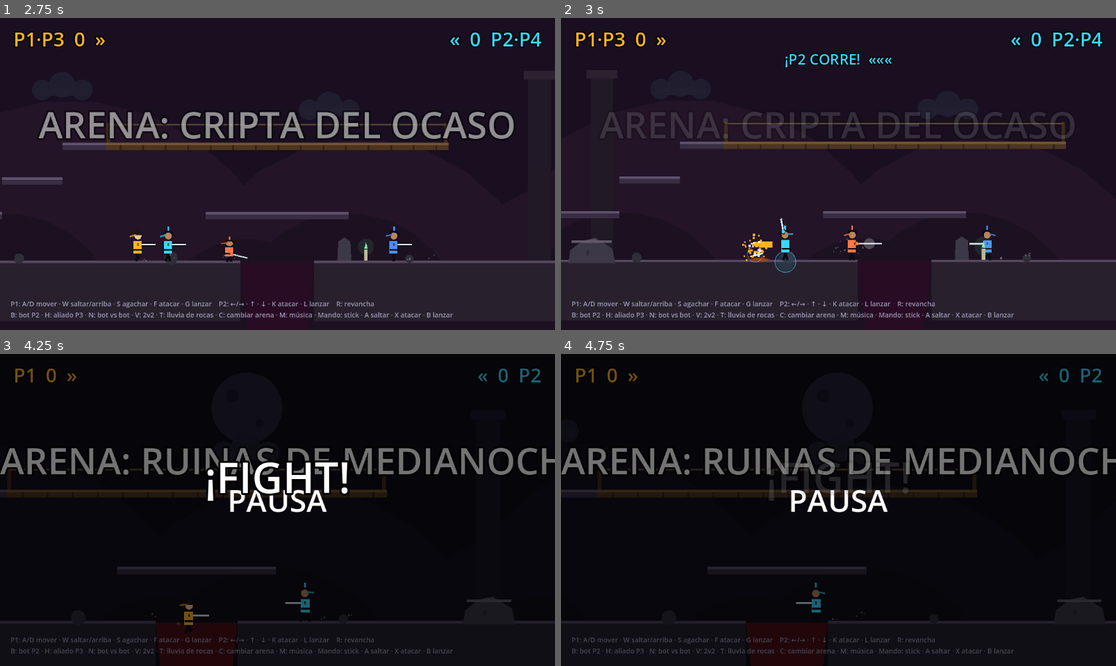
Above: before the commit, frames 1-4 (two rows, left to right).
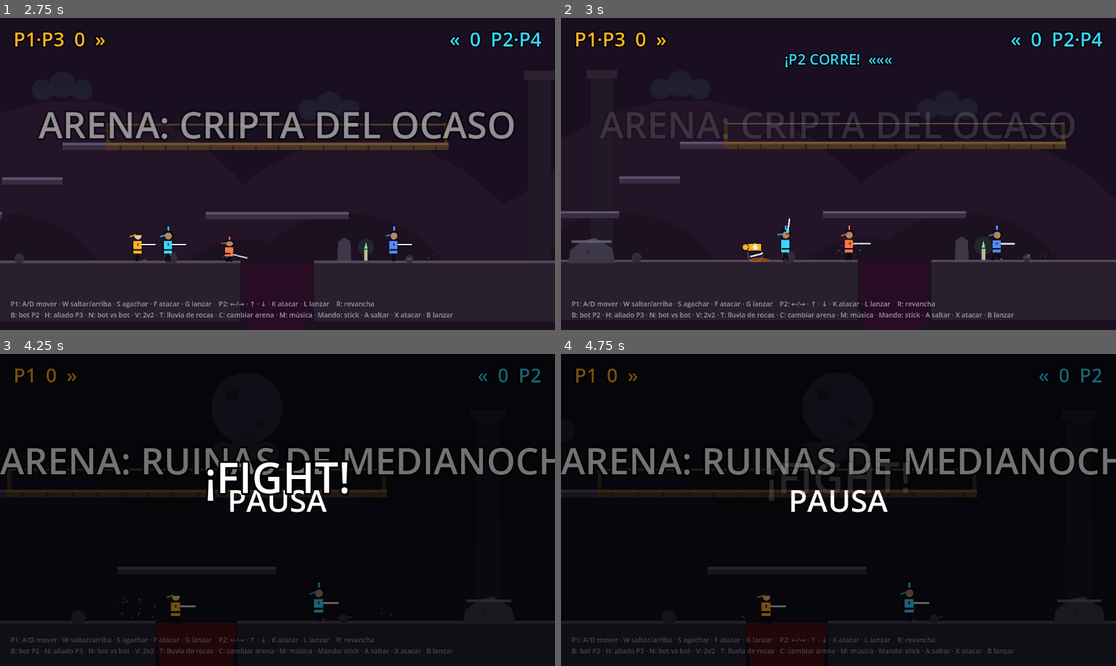
Above: after the commit, the same moments.

Repository: tigreton/nidhogg-2.1
Game: Godot game, scene res://test/smoke_test.tscn
Same seed, same stepped clock (60 frames per second), same inputs: the game is played once before the commit and once after it. This scene is started directly instead of the project's main scene.
Inputs:
- Up to frame 1 (2.75 s): tap Enter at 0.5, 1.55, 2.1 s; hold D (p1_right) 0.53-2.03 s; tap V (toggle_2v2) at 0.6 s; tap W (p1_jump) at 0.77, 1.52 s; tap C (toggle_arena) at 0.8, 1.35 s; hold A (p1_left) from 2.03 s (still down); tap Space at 2.3 s
- Up to frame 2 (3 s): release A (p1_left) at 2.78 s; hold D (p1_right) from 2.78 s (still down); tap Space at 2.85 s
- Up to frame 3 (4.25 s): keep holding D (p1_right); tap W (p1_jump) at 3.02, 3.77 s; tap V (toggle_2v2) at 3.05 s; tap N (bot_vs_bot) at 3.6 s; tap C (toggle_arena) at 3.8 s; tap Escape (pause) at 4.15 s
- Up to frame 4 (4.75 s): release D (p1_right) at 4.28 s; hold A (p1_left) from 4.28 s (still down); tap F (p1_attack) at 4.35 s; tap W (p1_jump) at 4.52 s; tap Enter at 4.55 s

Frame 1 is identical in both runs. In frame 2, 0.7% of the frame differs, in the area x 32-89%, y 64-82%; in frame 3, 0.5%; in frame 4, 0.4%.

Commit message:
Fix: pausa real con PROCESS_MODE_PAUSABLE en entidades dinámicas
La raiz game es ALWAYS para leer ESC, pero todo hijo heredaba ALWAYS
y nada se congelaba: jugadores, particulas, pickups, proyectiles,
flechas, rocas, cadaveres, worm y decoracion seguian moviendose con
el juego pausado, y el hit-stop era invisible.

Marcados PAUSABLE: jugadores (tambien bots 2v2), level_root (humo,
antorchas, nubes, velas, charcos), burst, polvo, pickups, espadas
lanzadas, flechas, rocas y gusano de victoria. HUD y musica siguen
vivos durante la pausa.

Smoke test: dos checks nuevos (congelado en pausa, movil al reanudar).

Diff:
--- a/scripts/game.gd
+++ b/scripts/game.gd
@@ -149,6 +149,10 @@
 	process_mode = Node.PROCESS_MODE_ALWAYS
 	_setup_input()
 	level_root = Node2D.new()
+	# la raíz del juego es ALWAYS (para leer ESC con el árbol en pausa), así que
+	# los hijos heredarían ALWAYS: el escenario y su decoración animada (humo,
+	# antorchas, nubes, velas, charcos) deben marcarse PAUSABLE explícito
+	level_root.process_mode = Node.PROCESS_MODE_PAUSABLE
 	add_child(level_root)
 	_load_arena(0)
 	_build_level()
@@ -469,6 +473,7 @@
 	if level_root != null:
 		level_root.queue_free()
 	level_root = Node2D.new()
+	level_root.process_mode = Node.PROCESS_MODE_PAUSABLE
 	add_child(level_root)
 	goal_polys.clear()
 	_tops.clear()
@@ -991,6 +996,9 @@
 	for p in players:
 		p.threw_sword.connect(_on_threw_sword)
 		p.fired_arrow.connect(_on_fired_arrow)
+		# con el nodo game en PROCESS_MODE_ALWAYS, los hijos heredarían ALWAYS:
+		# los jugadores deben pausarse de verdad con el hit-stop y la pausa (ESC)
+		p.process_mode = Node.PROCESS_MODE_PAUSABLE
 
 
 func set_mode_2v2(on: bool) -> void:
@@ -1016,6 +1024,7 @@
 		for p in [p3, p4]:
 			p.threw_sword.connect(_on_threw_sword)
 			p.fired_arrow.connect(_on_fired_arrow)
+			p.process_mode = Node.PROCESS_MODE_PAUSABLE
 		ally_bot_level = 2
 	else:
 		for i in [3, 2]:
@@ -1462,6 +1471,7 @@
 
 func _burst(pos: Vector2, col: Color, amount := 24, speed := 380.0) -> void:
 	var cp := CPUParticles2D.new()
+	cp.process_mode = Node.PROCESS_MODE_PAUSABLE
 	cp.position = pos
 	cp.z_index = 20
 	cp.one_shot = true
@@ -1869,6 +1879,7 @@
 		c.vel = Vector2(-float(def.facing) * 160.0, -200.0)
 		c.spin = randf_range(-3.0, 3.0)
 	c.z_index = 8
+	c.process_mode = Node.PROCESS_MODE_PAUSABLE
 	add_child(c)
 	corpses[def.player_id] = c
 
@@ -1945,6 +1956,7 @@
 
 func _on_threw_sword(p: Player) -> void:
 	var s := SwordProjectile.new()
+	s.process_mode = Node.PROCESS_MODE_PAUSABLE
 	s.thrower = p
 	s.color = Color(0.87, 0.9, 0.95)
 	s.position = p.position + Vector2(p.facing * 26.0, -8.0)
@@ -1959,6 +1971,7 @@
 
 func _on_fired_arrow(p: Player, height: int, charge: float) -> void:
 	var a := Arrow.new()
+	a.process_mode = Node.PROCESS_MODE_PAUSABLE
 	a.thrower = p
 	a.height = height
 	a.position = p.position + Vector2(p.facing * 22.0, [-40.0, -8.0, 16.0][height])
@@ -2075,6 +2088,7 @@
 	else:
 		x = _out_of_pit(x)
 	var pk := SwordPickup.new()
+	pk.process_mode = Node.PROCESS_MODE_PAUSABLE
 	pk.weapon_id = wid
 	pk.color = col
 	pk.position = Vector2(x, y - 12.0)
@@ -2109,6 +2123,7 @@
 	if target < 0.0:
 		return
 	var r := FallingRock.new()
+	r.process_mode = Node.PROCESS_MODE_PAUSABLE
 	r.target_y = target
 	r.t = ROCK_WARN_TIME
 	r.spin = randf_range(-3.0, 3.0)
@@ -2218,6 +2233,7 @@
 		worm.queue_free()
 	worm = VictoryWorm.new(p.position + Vector2(0, -30.0))
 	worm.z_index = 30
+	worm.process_mode = Node.PROCESS_MODE_PAUSABLE
 	add_child(worm)
 
 
--- a/scripts/player.gd
+++ b/scripts/player.gd
@@ -278,6 +278,7 @@
 
 func _dust(amount: int, speed: float) -> void:
 	var cp := CPUParticles2D.new()
+	cp.process_mode = Node.PROCESS_MODE_PAUSABLE
 	cp.position = Vector2(0, 30)
 	cp.one_shot = true
 	cp.emitting = true
--- a/test/smoke_test.gd
+++ b/test/smoke_test.gd
@@ -655,6 +655,24 @@
 	game.set_cup(false)
 	_check(not game.cup and not game.players[0].is_bot and not game.players[1].is_bot, "Copa: desactivar devuelve el duelo")
 
+	# 27. Pausa: con el árbol pausado los jugadores se congelan de verdad
+	# (la raíz game es ALWAYS para leer ESC; los players son PAUSABLE)
+	p1.position = Vector2(1600.0, 531.0)
+	p1.velocity = Vector2.ZERO
+	p1.state = 0
+	await get_tree().create_timer(0.1).timeout
+	get_tree().paused = true
+	var xp: float = p1.position.x
+	Input.action_press("p1_right")
+	await get_tree().create_timer(0.25, true).timeout
+	Input.action_release("p1_right")
+	_check(p1.position.x < xp + 1.0, "Pausa: P1 no se mueve con el árbol pausado")
+	get_tree().paused = false
+	Input.action_press("p1_right")
+	await get_tree().create_timer(0.25).timeout
+	Input.action_release("p1_right")
+	_check(p1.position.x > xp + 60.0, "Pausa: al reanudar P1 vuelve a moverse")
+
 	print("")
 	if fails.is_empty():
 		print("SMOKE OK - todas las mecánicas funcionan")
